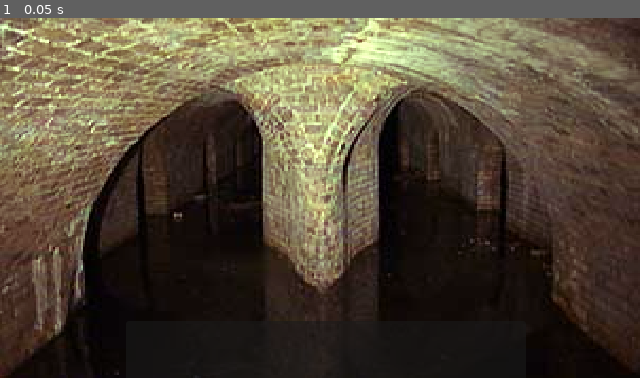
Above: before the commit, frame 1.
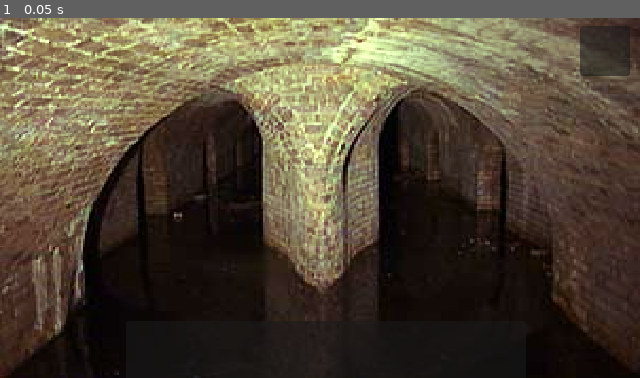
Above: after the commit, the same moment.

Repository: ANH-anhAnh/DMV-Game-Jam
Game: Godot game, scene res://Scenes/rooms/room_2.tscn
The game is run twice, just before and just after one commit, with the same random seed, the same clock (stepped at 60 frames per second) and the same inputs. The project has no main scene, so this scene is started directly.
Inputs:
- Up to frame 1 (0.05 s): no input

The runs differ from the first frame. In frame 1, 1.0% of the frame differs, in the area x 90-99%, y 2-17%.

Commit message:
explored tiles now work

Diff:
--- a/Scenes/rooms/room_2.tscn
+++ b/Scenes/rooms/room_2.tscn
@@ -2,6 +2,7 @@
 
 [ext_resource type="Texture2D" uid="uid://dn4tl887v61mh" path="res://Assets/room 2.png" id="1_rv0jd"]
 [ext_resource type="PackedScene" uid="uid://canmda7hvygfw" path="res://Scenes/Objects/exit.tscn" id="2_bebw6"]
+[ext_resource type="PackedScene" uid="uid://dswwu8kyafma" path="res://Scenes/ui.tscn" id="3_lqljp"]
 
 [node name="room2" type="Node2D" unique_id=1463458449]
 
@@ -14,3 +15,5 @@
 offset_top = 303.0
 offset_right = 126.0
 offset_bottom = 303.0
+
+[node name="UI" parent="." unique_id=56917250 instance=ExtResource("3_lqljp")]
--- a/Scripts/map.gd
+++ b/Scripts/map.gd
@@ -7,6 +7,8 @@
 	[1,"res://Scenes/rooms/room_2.tscn",1,1,0],
 	[0,"res://Scenes/rooms/room_1.tscn",0,0,0]
 ]
+
+var explored = []
 
 var playercircle
 var currentlayout
@@ -20,10 +22,21 @@
 
 func _ready():
 	currentlayout = layout1
+	reset()
 
 func disp():
-	showmap(currentlayout)
+	showmap(explored)
 
+func reset():
+	explored = []
+	for row in currentlayout:
+		explored.append(row.duplicate())
+
+	for y in range(explored.size()):
+		for x in range(explored[y].size()):
+			explored[y][x] = 0
+
+	explored[selfpos[1]][selfpos[0]] = 1
 
 func showmap(layout):
 	self.show()
@@ -68,4 +81,5 @@
 func sceneupdate(change):
 	selfpos[0] += change[0]
 	selfpos[1] += change[1]
+	explored[selfpos[1]][selfpos[0]] = 1
 	get_tree().change_scene_to_file(layout1[selfpos[1]][selfpos[0]])
